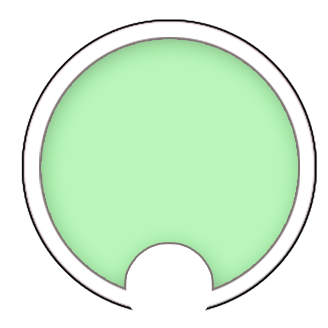
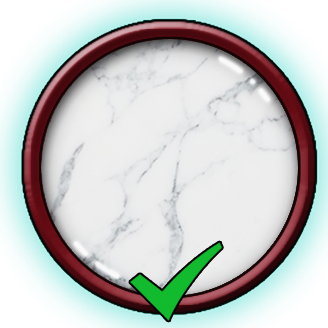
Two versions of the same layered image (328×328). Layer-by-layer changes:
showed "Layer 4" over <box>130,242,222,321</box>
hid "Marble - Overlay copy 4" over <box>39,37,300,293</box>
showed "Highlights copy" over <box>73,56,272,279</box>
hid "WHITE GLOW copy 3" over <box>0,0,328,328</box>
showed "Marble - Overlay copy 2" over <box>39,37,300,298</box>
showed "Pressed" over <box>39,37,300,298</box>
added layer "BLUE GLOW copy" in group "Overlays" over <box>0,0,328,328</box>
showed "BLUE GLOW" over <box>0,0,328,328</box>
showed group "Icons" (16 layers) over <box>39,37,300,298</box>
showed group "Button Basics" (2 layers) over <box>24,21,315,312</box>
